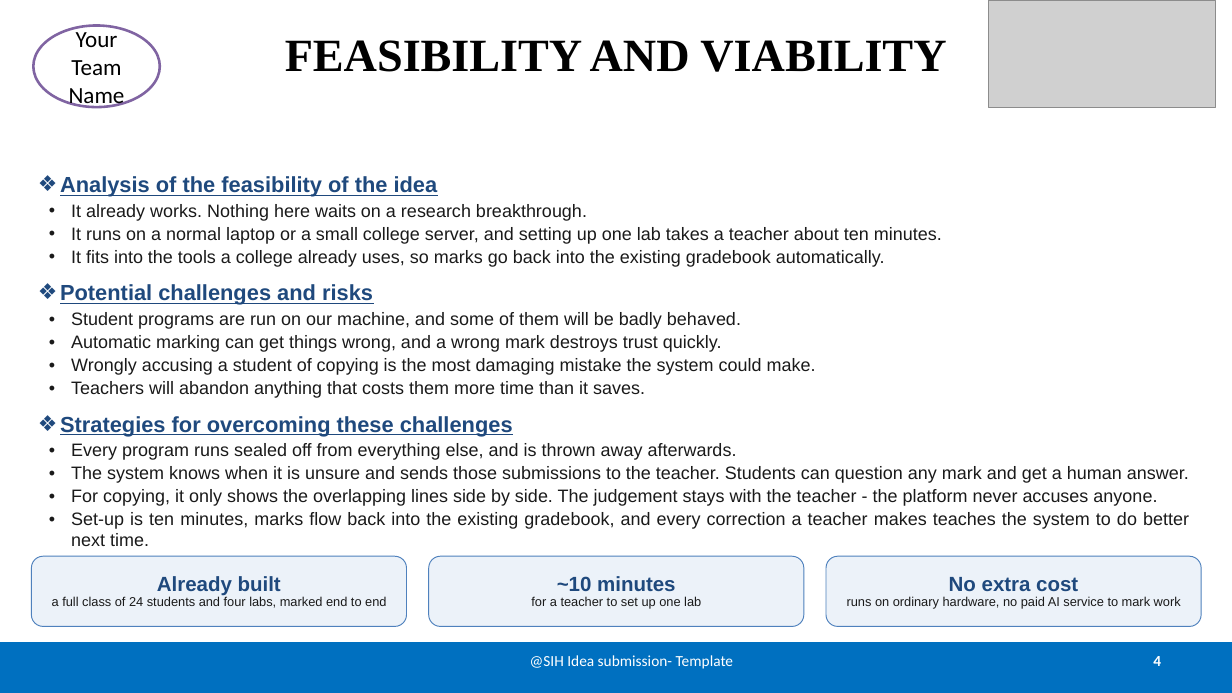
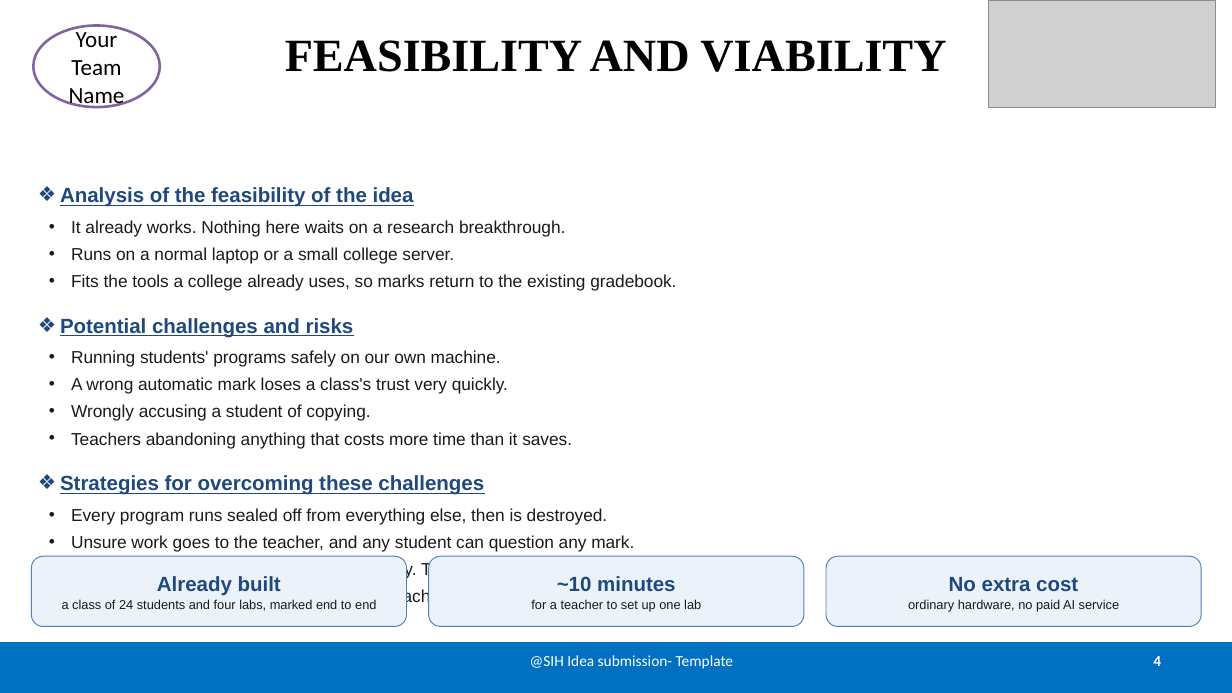
Before and after one commit to Varshith-06/evalpro, a slide deck: slide 4 of presentation/SIH2026-EvalPro-Idea-Presentation.pptx. Drawn at 1232x693 pixels with LibreOffice and Linux fonts; fonts in the diff are those of the drawing; grey boxes stand for pictures. Boxes give left, top, right and bottom in pixels: in the first picture for what was removed or moved away, otherwise in the second. Text is boxed around its words. In the diff, an @@ line names an element or a change of style, - is before the commit and + after.

Commit message:
Minimalise the deck, fix its word spacing, and correct the README
The word spacing was the template's justification. It suits the long
paragraphs the placeholders were written for and ruins short bullets:
justification stretches a one-line bullet across the full slide width and opens
rivers of white space between the words. Every body paragraph, including the
title page fields, is left-aligned now, so word spacing is even.

The content is cut to one line per bullet - ten on the solution slide, seven on
impact - with larger type and per-slide spacing, so a sparse slide can breathe
without a dense one overflowing. The idea title is one line and stops clear of
the SIH banner rather than running under it.

README: the interface section had a half-applied edit leaving a stale sentence
and a faculty row that predated Marks, upload, publish and delete. Test count,
auto-release figure, and the current known gaps are correct again.

```diff
--- a/presentation/SIH2026-EvalPro-Idea-Presentation.pptx
+++ b/presentation/SIH2026-EvalPro-Idea-Presentation.pptx
@@ text at [60, 187, 565, 495]: size 17 to 16 pt in "Analysis of the feasibility of the idea", "Potential challenges and risks", "Strategies for overcoming these challenges"; size 14 to 13.5 pt in "It already works. Nothing here waits on ..."; more space between paragraphs; alignment justified to left; line spacing 0.95 to 1.06 @@
@@ text at [71, 247, 676, 291]: text changed; size 14 to 13.5 pt @@
-• It runs on a normal laptop or a small college server, and setting up one lab takes a teacher about ten minutes.
-• It fits into the tools a college already uses, so marks go back into the existing gradebook automatically.
+• Runs on a normal laptop or a small college server.
+• Fits the tools a college already uses, so marks return to the existing gradebook.
@@ text at [71, 350, 572, 448]: text changed; size 14 to 13.5 pt @@
-• Student programs are run on our machine, and some of them will be badly behaved.
-• Automatic marking can get things wrong, and a wrong mark destroys trust quickly.
-• Wrongly accusing a student of copying is the most damaging mistake the system could make.
-• Teachers will abandon anything that costs them more time than it saves.
+• Running students' programs safely on our own machine.
+• A wrong automatic mark loses a class's trust very quickly.
+• Wrongly accusing a student of copying.
+• Teachers abandoning anything that costs more time than it saves.
@@ text at [71, 508, 641, 606]: text changed; size 14 to 13.5 pt @@
-• Every program runs sealed off from everything else, and is thrown away afterwards.
-• The system knows when it is unsure and sends those submissions to the teacher. Students can question any mark and get a human answer.
-• For copying, it only shows the overlapping lines side by side. The judgement stays with the teacher - the platform never accuses anyone.
-• Set-up is ten minutes, marks flow back into the existing gradebook, and every correction a teacher makes teaches the system to do better next time.
+• Every program runs sealed off from everything else, then is destroyed.
+• Unsure work goes to the teacher, and any student can question any mark.
+• For copying we show the matching lines only. The teacher decides.
+• Ten-minute setup, and every correction a teacher makes trains the system.
@@ rounded rectangle "~10 minutes" at [429, 556, 804, 627]: line spacing 0.9 to 1; line spacing 0.88 to 1.04 @@
@@ text in rounded rectangle at [72, 599, 384, 611]: text changed @@
-a full class of 24 students and four labs, marked end to end
+a class of 24 students and four labs, marked end to end
@@ text in rounded rectangle at [157, 576, 281, 596]: line spacing 0.9 to 1 @@
@@ text in rounded rectangle at [908, 599, 1120, 611]: text changed @@
-runs on ordinary hardware, no paid AI service to mark work
+ordinary hardware, no paid AI service
```
Also in this commit, not shown: 5 other slides changed, 2 other files.
